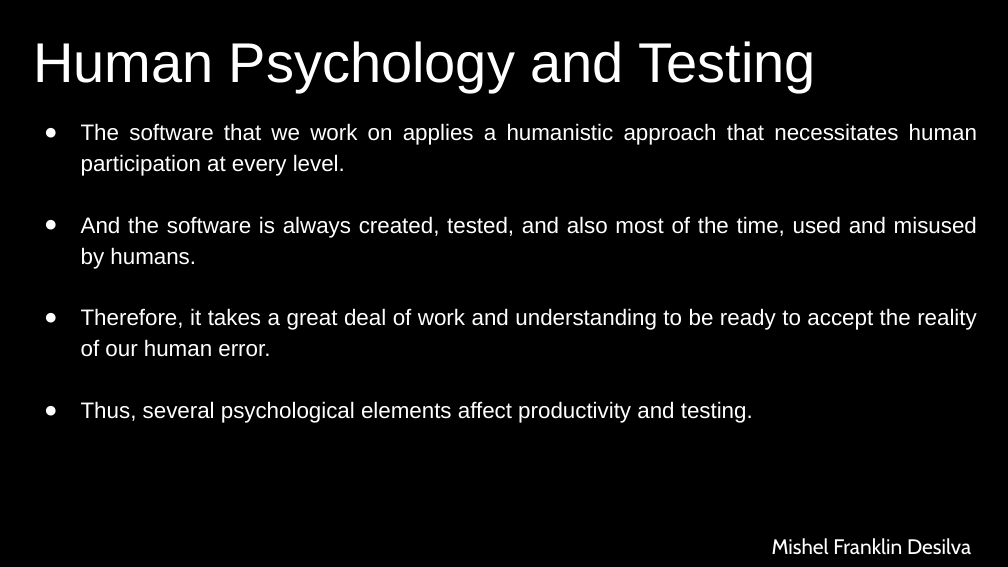
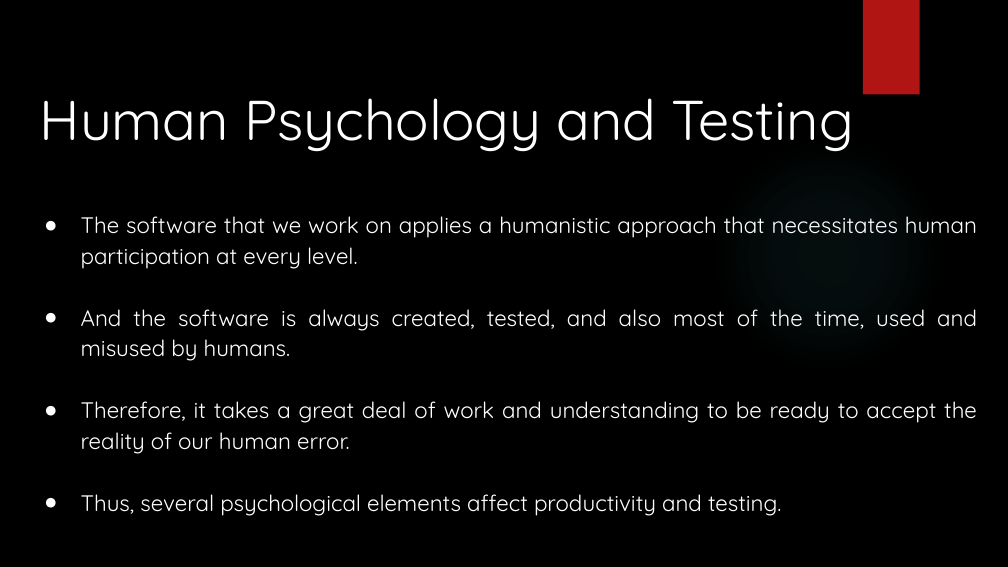
Before and after one commit to AbdullahRFA/SQA-Manual_and_Automation_Testing, a slide deck: slide 12 of Resources/Module-4/4.3. SQA_ Manual & Automated Testing - Principles of Software Testing and Psychology of Testing.pptx. Drawn at 1008x567 pixels with LibreOffice and Linux fonts; fonts in the diff are those of the drawing; background and template pictures are left out. Boxes give left, top, right and bottom in pixels: in the first picture for what was removed or moved away, otherwise in the second. Text is boxed around its words. In the diff, an @@ line names an element or a change of style, - is before the commit and + after.

```diff
--- a/Resources/Module-4/4.3. SQA_ Manual & Automated Testing - Principles of Software Testing and Psychology of Testing.pptx
+++ b/Resources/Module-4/4.3. SQA_ Manual & Automated Testing - Principles of Software Testing and Psychology of Testing.pptx
@@ rectangle added at (863, 0, 919, 95), fill #B01513 @@
@@ text "Human Psychology and Testing": place and size @@
-text "Human Psychology and Testing" at (33, 41, 815, 92)
+text "Human Psychology and Testing" at (40, 98, 854, 152)
@@ text "Human Psychology and Testing" at (40, 98, 854, 152): font Arial to Quicksand; alignment left to centre @@
@@ ellipse added at (712, 139, 944, 372), fill gradient #50B9C1 @@
@@ text "The software that we work ...": place and size @@
-text "The software that we work ..." at (81, 123, 977, 423)
+text "The software that we work ..." at (81, 216, 977, 516)
@@ text "The software that we work ..." at (81, 216, 977, 516): font Arial to Quicksand @@
@@ text removed at (772, 538, 971, 555) @@
-Mishel Franklin Desilva
```
Also in this commit, not shown: 18 other slides changed, 12 other files.
